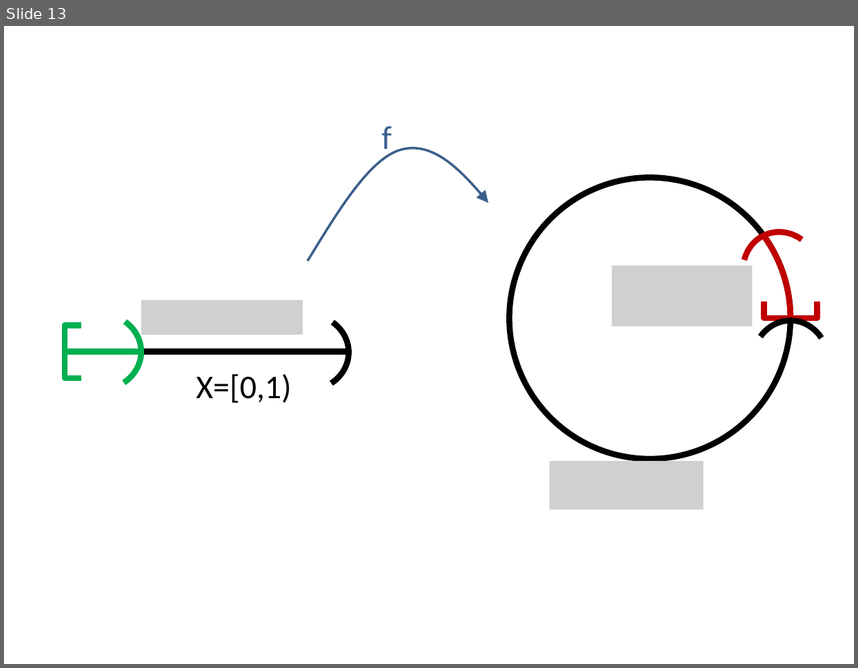
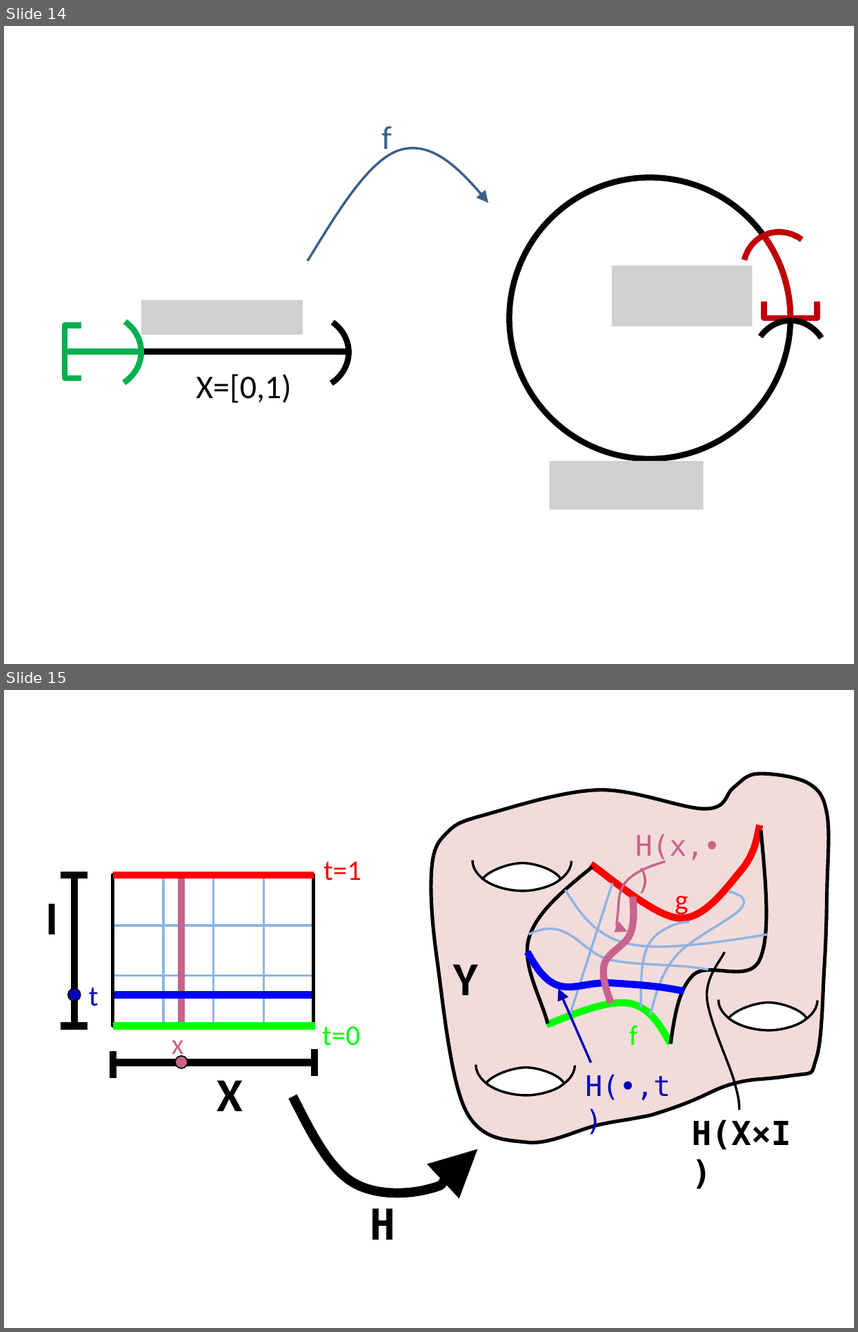
Before and after one commit to lutteropp/GeoTopo, a slide deck: images/Bilder.pptx. Shown one above the other, each under a label of ours: slide 13 before the commit, slides 14 and 15 after it. The pictures are 858x668 and 858x1332 pixels, drawn with LibreOffice and Linux fonts; fonts in the diff are those of the drawing; grey boxes stand for pictures. Boxes give left, top, right and bottom in pixels: in the first picture for what was removed or moved away, otherwise in the second. Text is boxed around its words. In the diff, an @@ line names an element or a change of style, - is before the commit and + after.

```diff
--- a/images/Bilder.pptx
+++ b/images/Bilder.pptx
@@ slide 15 added at (4, 690, 854, 1328), background #FFFFFF @@
@@ group added at (46, 773, 829, 1239): 18 freeform shapes, 15 lines, 13 texts, 3 arc (boxed as its full ellipse)s, 2 ellipses, 1 rectangle, 1 arrow @@
+X
+I
+t
+x
+t=1
+t=0
+f
+g
+H(•,t)
+H(X×I)
+H
+H(x,•)
+Y
@@ what was slide 13 is now slide 14 @@
```
Also in this commit, not shown: 6 other slides added, 13 other files.
